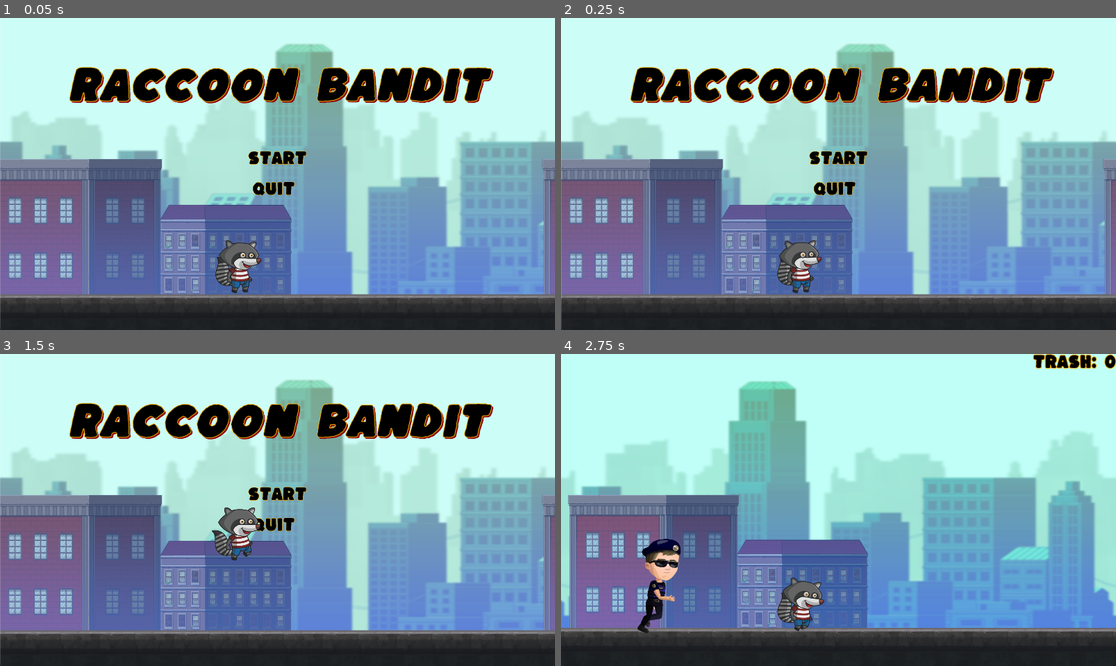
Above: before the commit, frames 1-4 (two rows, left to right).
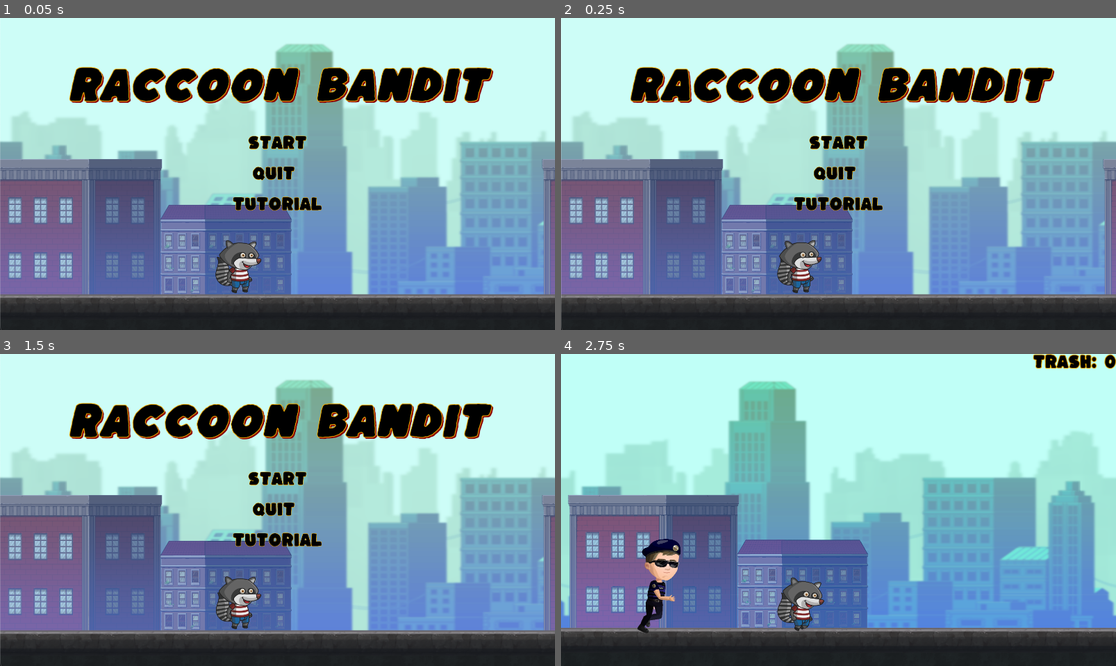
Above: after the commit, the same moments.

Repository: plagunas2/RaccoonBandit
Game: Godot game, scene res://Scenes/Menus/Mainmenu.tscn
Same seed, same stepped clock (60 frames per second), same inputs: the game is played once before the commit and once after it. The engine's default icon, where the game draws it, is replaced by a stand-in: a white triangle on a blue panel in a dark square.
Inputs (mouse positions are in pixels of both pictures, inside the frame that each line leads up to):
- Up to frame 1 (0.05 s): no input
- Up to frame 2 (0.25 s): no input
- Up to frame 3 (1.5 s): click (277, 541) at 0.5 s, where only the run after the commit has a clickable "Tutorial"; click (27, 653) at 1.25 s, where only the run after the commit has a clickable "back"
- Up to frame 4 (2.75 s): click "Start" at 2 s

The runs differ from the first frame. In frame 1, 1.7% of the frame differs, in the area x 41-58%, y 37-62%; in frame 2, 1.7%; in frame 3, 3.5%, in the area x 38-58%, y 37-89%; in frame 4, nothing differs.

Commit message:
Writing out settings menu

Diff:
--- a/RaccoonBandit_prototype1/Scenes/Menus/Mainmenu.gd
+++ b/RaccoonBandit_prototype1/Scenes/Menus/Mainmenu.gd
@@ -9,4 +9,7 @@
 
 
 func _on_tutorial_pressed():
-	get_tree().change_scene_to_file("res://Scenes/Menus/tutorial page.tscn")
+	get_tree().change_scene_to_file("res://Scenes/Menus/tutorial_page.tscn")
+
+func _on_settings_pressed():
+	get_tree().change_scene_to_file("res://Scenes/Menus/settings_menu.tscn")
--- a/RaccoonBandit_prototype1/Scenes/Menus/Mainmenu.tscn
+++ b/RaccoonBandit_prototype1/Scenes/Menus/Mainmenu.tscn
@@ -457,12 +457,6 @@
 horizontal_alignment = 1
 uppercase = true
 
-[node name="HSeparator2" type="HSeparator" parent="MarginContainer/VBoxContainer2"]
-visible = false
-layout_direction = 1
-layout_mode = 2
-theme_override_constants/separation = 40
-
 [node name="VBoxContainer" type="VBoxContainer" parent="MarginContainer"]
 layout_mode = 2
 size_flags_horizontal = 4
@@ -499,7 +493,6 @@
 icon_alignment = 1
 
 [node name="Tutorial" type="Button" parent="MarginContainer/VBoxContainer"]
-visible = false
 layout_mode = 2
 theme_override_colors/font_color = Color(0, 0, 0, 1)
 theme_override_colors/font_outline_color = Color(0.92549, 0.666667, 0, 1)
@@ -509,6 +502,23 @@
 text = "Tutorial"
 flat = true
 
+[node name="Settings" type="Button" parent="MarginContainer/VBoxContainer"]
+visible = false
+layout_mode = 2
+theme_override_colors/font_color = Color(0, 0, 0, 1)
+theme_override_colors/font_outline_color = Color(0.92549, 0.666667, 0, 1)
+theme_override_constants/outline_size = 5
+theme_override_constants/h_separation = 2
+theme_override_font_sizes/font_size = 50
+text = "Settings"
+flat = true
+
+[node name="HSeparator2" type="HSeparator" parent="MarginContainer/VBoxContainer"]
+visible = false
+layout_direction = 1
+layout_mode = 2
+theme_override_constants/separation = 40
+
 [node name="MainScreenPlayer" parent="." instance=ExtResource("5_s4duc")]
 position = Vector2(825, 869)
 motion_mode = 1
@@ -524,3 +534,5 @@
 [connection signal="pressed" from="MarginContainer/VBoxContainer/Start" to="." method="_on_start_pressed"]
 [connection signal="pressed" from="MarginContainer/VBoxContainer/Quit" to="." method="_on_quit_pressed"]
 [connection signal="pressed" from="MarginContainer/VBoxContainer/Tutorial" to="." method="_on_tutorial_pressed"]
+[connection signal="pressed" from="MarginContainer/VBoxContainer/Settings" to="." method="_on_tutorial_pressed"]
+[connection signal="pressed" from="MarginContainer/VBoxContainer/Settings" to="." method="_on_settings_pressed"]
--- /dev/null
+++ b/RaccoonBandit_prototype1/Scenes/Menus/settings_menu.gd
@@ -0,0 +1,5 @@
+extends Control
+
+
+func _on_back_button_pressed():
+	get_tree().change_scene_to_file("res://Scenes/Menus/Mainmenu.tscn")
--- /dev/null
+++ b/RaccoonBandit_prototype1/Scenes/Menus/settings_menu.tscn
@@ -0,0 +1,70 @@
+[gd_scene load_steps=5 format=3 uid="uid://c63a2dyaj6w84"]
+
+[ext_resource type="Script" path="res://Scenes/Menus/settings_menu.gd" id="1_2ga0s"]
+[ext_resource type="FontFile" uid="uid://ct5tickuppry1" path="res://Assets/Fonts/Kaph-Italic.ttf" id="1_h1h5q"]
+[ext_resource type="Texture2D" uid="uid://bp43pmkrcu7uh" path="res://Assets/Background/Background_Layer_Combined.png" id="2_i17vh"]
+
+[sub_resource type="FontVariation" id="FontVariation_pkp8l"]
+base_font = ExtResource("1_h1h5q")
+spacing_top = 150
+
+[node name="Settings_Menu" type="Control"]
+layout_mode = 3
+anchors_preset = 15
+anchor_right = 1.0
+anchor_bottom = 1.0
+grow_horizontal = 2
+grow_vertical = 2
+script = ExtResource("1_2ga0s")
+
+[node name="TextureRect" type="TextureRect" parent="."]
+layout_mode = 0
+offset_right = 40.0
+offset_bottom = 40.0
+texture = ExtResource("2_i17vh")
+
+[node name="MarginContainer" type="MarginContainer" parent="."]
+layout_mode = 1
+anchors_preset = 15
+anchor_right = 1.0
+anchor_bottom = 1.0
+grow_horizontal = 2
+grow_vertical = 2
+theme_override_constants/margin_left = 12
+theme_override_constants/margin_top = 12
+theme_override_constants/margin_right = 12
+theme_override_constants/margin_bottom = 12
+
+[node name="back_button" type="Button" parent="MarginContainer"]
+process_mode = 3
+layout_mode = 2
+size_flags_horizontal = 0
+size_flags_vertical = 8
+theme_override_colors/font_color = Color(0, 0, 0, 1)
+theme_override_colors/font_outline_color = Color(0.92549, 0.666667, 0, 1)
+theme_override_constants/outline_size = 10
+theme_override_font_sizes/font_size = 50
+text = "back"
+flat = true
+
+[node name="VBoxContainer" type="VBoxContainer" parent="MarginContainer"]
+layout_mode = 2
+size_flags_horizontal = 4
+theme_override_constants/separation = -48
+
+[node name="Label" type="Label" parent="MarginContainer/VBoxContainer"]
+layout_mode = 2
+size_flags_horizontal = 4
+theme_override_colors/font_color = Color(0, 0, 0, 1)
+theme_override_colors/font_shadow_color = Color(0.545098, 0, 0, 1)
+theme_override_colors/font_outline_color = Color(0.92549, 0.666667, 0, 1)
+theme_override_constants/shadow_offset_x = 5
+theme_override_constants/shadow_offset_y = 5
+theme_override_constants/outline_size = 10
+theme_override_constants/shadow_outline_size = 5
+theme_override_fonts/font = SubResource("FontVariation_pkp8l")
+theme_override_font_sizes/font_size = 130
+text = "Settings"
+horizontal_alignment = 1
+
+[connection signal="pressed" from="MarginContainer/back_button" to="." method="_on_back_button_pressed"]
Not shown: 1 places in RaccoonBandit_prototype1/Scenes/test_level_pt2.tscn that only renumber resources
